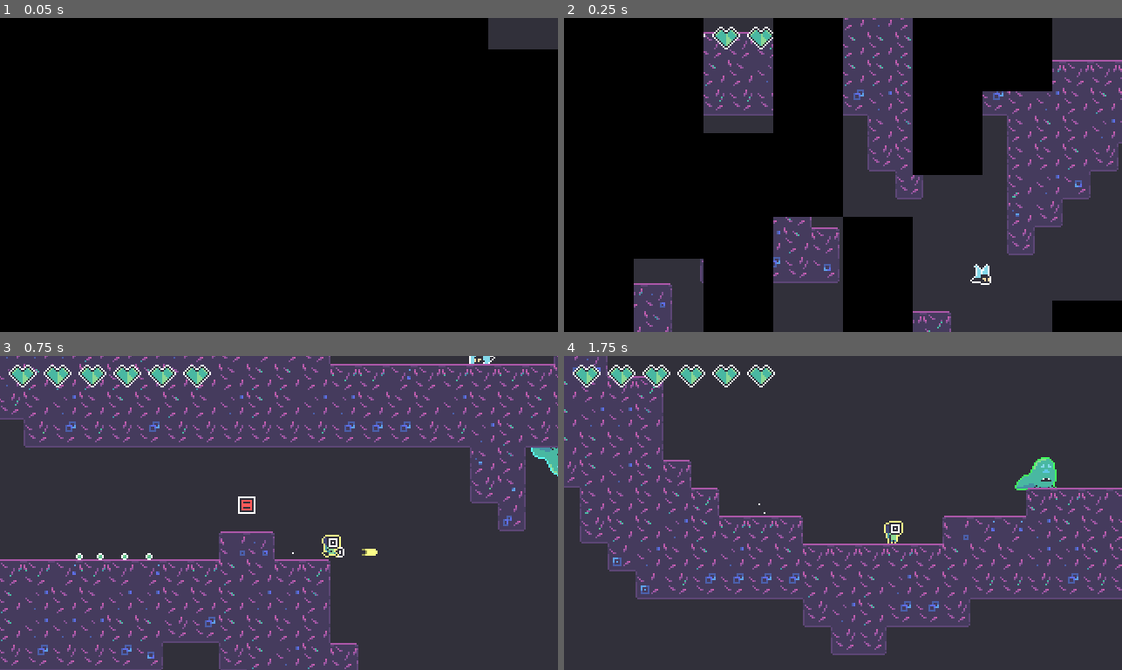
Above: before the commit, frames 1-4 (two rows, left to right).
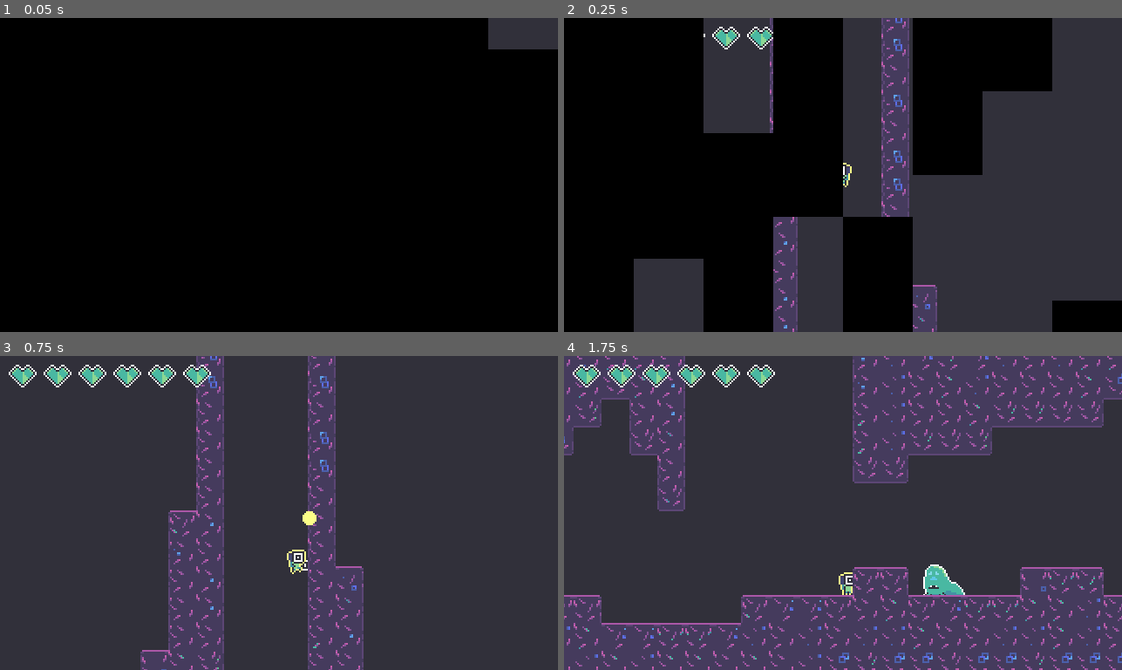
Above: after the commit, the same moments.

Repository: voithos/coloroid
Game: Godot game, scene res://scenes/levels/main.tscn
The game is run twice, just before and just after one commit, with the same random seed, the same clock (stepped at 60 frames per second) and the same inputs. Sound files missing from this copy of the repository are replaced by a short silence.
Inputs:
- Up to frame 1 (0.05 s): no input
- Up to frame 2 (0.25 s): no input
- Up to frame 3 (0.75 s): tap Enter at 0.5 s; hold Right (move_right) from 0.53 s (still down); tap Z (attack) at 0.6 s
- Up to frame 4 (1.75 s): keep holding Right (move_right); tap Space (jump) at 0.77, 1.52 s; tap X (roll) at 1.35 s

Frame 1 is identical in both runs. In frame 2, 21% of the frame differs, in the area x 12-100%, y 0-100%; in frame 3, 51%; in frame 4, 61%, in the area x 0-100%, y 0-100%.

Commit message:
Update github workflow name.

Diff:
--- a/scenes/levels/main.tscn
+++ b/scenes/levels/main.tscn
@@ -227,4 +227,3 @@
 
 [node name="player_start" parent="." instance=ExtResource( 11 )]
 position = Vector2( 961, 460 )
-active = true
Not shown, changed: .github/workflows/publish-release.yml
